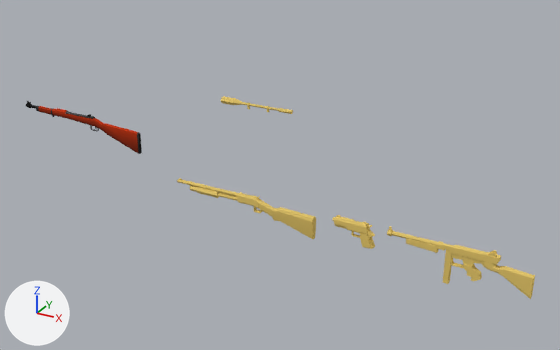
Before and after pictures for a commit that changed the Blender file projects/soldiers_freela.blend.
Both versions are drawn from a 50 mm lens placed at (71.3, -72.3, 40.3), pointed at (29.8, 3.1, 2.6). Lighting does not change. The marker at lower left points along +X, +Y and +Z.

Objects in the first picture: 'M1903_springfield', 'M1_Thompson', 'colt_1911_A1', 'winchester_1897'.
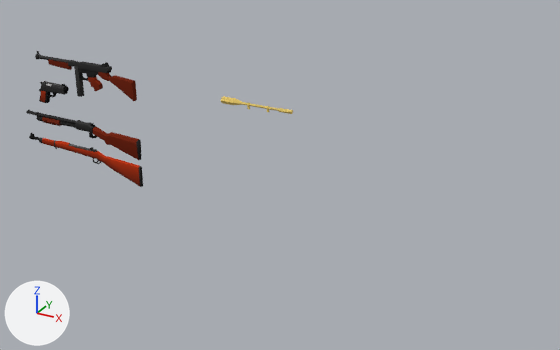
Where the newer file only moved an object's origin or applied its transform, the numbers keep the older frame.

The edits, one by one:
Material 'winchester_material' (mat_winchester_material) is new.
Its texture is img_m1903_texture_png.
Its specular ior level is 0.0.
Material 'thompson_material' (mat_thompson_material) is new.
Its texture is img_m1903_texture_png.
Its specular ior level is 0.0.
Material 'colt_material' (mat_colt_material) is new.
Its texture is img_m1903_texture_png.
Its specular ior level is 0.0.
me_cube_010 has 317 vertices, 239 faces and spans x -1.52..1.58, y -1.0..1.0, z -4.55..1.46.
me_cube_010 is used by ob_colt_1911_a1; location (41.0, 0.0, 0.0); scale (1.67, 0.411, 0.515).
me_cube_010 no longer uses material mat_material (yellow #e7c96d).
me_cube_010 part 1: the loose piece of 293 vertices spanning x -1.52..1.58, y -1.0..1.0, z -4.55..1.46 is turned -180 degrees about the z axis through its middle, then moved by (-26.29, 0.0, 18.56), in mat_colt_material (picture img_m1903_texture_png).
me_cube_010 now uses material mat_colt_material (picture img_m1903_texture_png).
me_cube_012 is used by ob_m1_thompson; location (55.0, 0.0, 0.0); scale (2.83, 0.368, 0.368).
Verts and faces of me_cube_012; kept vertices keep their numbers, new ones are numbered from 356.
Before the commit, vertices of me_cube_012: 215 (1.87, -0.94, -7.32) at pixel (523, 291).
me_cube_012 had 356 vertices, 298 faces and spanned x -3.48..2.14, y -1.0..1.64, z -11.39..2.34.
me_cube_012 now has 359 vertices, 298 faces and spans x -3.48..2.14, y -1.0..1.64, z -11.39..2.34.
Part 2, on me_cube_012:
Vertex 215 moves to (1.14, -0.94, -4.49), pixel (114, 84).
me_cube_012 part 3: 297 faces spanning x -3.48..2.14, y -1.0..1.64, z -11.39..2.34 switch from mat_material (yellow #e7c96d) to mat_thompson_material (picture img_m1903_texture_png).
me_cube_021 is used by ob_winchester_1897; location (27.0, 0.0, 0.0); scale (1.07, 0.411, 0.555).
me_cube_021 had 305 vertices, 257 faces, 1 loose edge and spanned x -9.5..8.6, y -1.1..1.1, z -5.5..1.3.
me_cube_021 now has 325 vertices, 257 faces, 1 loose edge and spans x -9.5..8.6, y -1.1..1.1, z -5.5..1.3.
me_cube_021 part 4: 237 faces spanning x -9.5..8.6, y -1.1..1.1, z -5.5..1.3 switch from mat_material (yellow #e7c96d) to mat_winchester_material (picture img_m1903_texture_png).
Object 'M1_Thompson' (ob_m1_thompson) moves from (55.0, 0.0, 0.0) to (4.91, 0.0, 13.32).
Object 'winchester_1897' (ob_winchester_1897) moves from (27.0, 0.0, 0.0) to (1.94, 0.0, 4.95).
Object 'M1903_springfield' (ob_m1903_springfield) moves from (0.0, 0.0, 6.0) to (-0.19, 0.0, 1.33).

Location of each change, [x1, y1, x2, y2] in pixels of the pictures (560 x 350 px; the box of a moved part takes in the faces that stretch with it):
'M1_Thompson', reshaped, moved (31% narrower, 31% shorter): before [387, 226, 535, 299]; after [35, 51, 137, 101]
'winchester_1897', reshaped, moved (17% narrower, 18% shorter): before [177, 178, 316, 239]; after [26, 110, 141, 160]
'M1903_springfield', moved: before [26, 101, 142, 154]; after [29, 133, 143, 187]
'colt_1911_A1', reshaped (30% narrower, 34% shorter): before [332, 215, 375, 249]; after [39, 81, 69, 103]
part 2 of me_cube_012, moved or reshaped: before [498, 270, 533, 299]; after [109, 77, 133, 100]
part 3 of me_cube_012, recoloured: before [387, 226, 535, 297]; after [35, 51, 137, 101]
